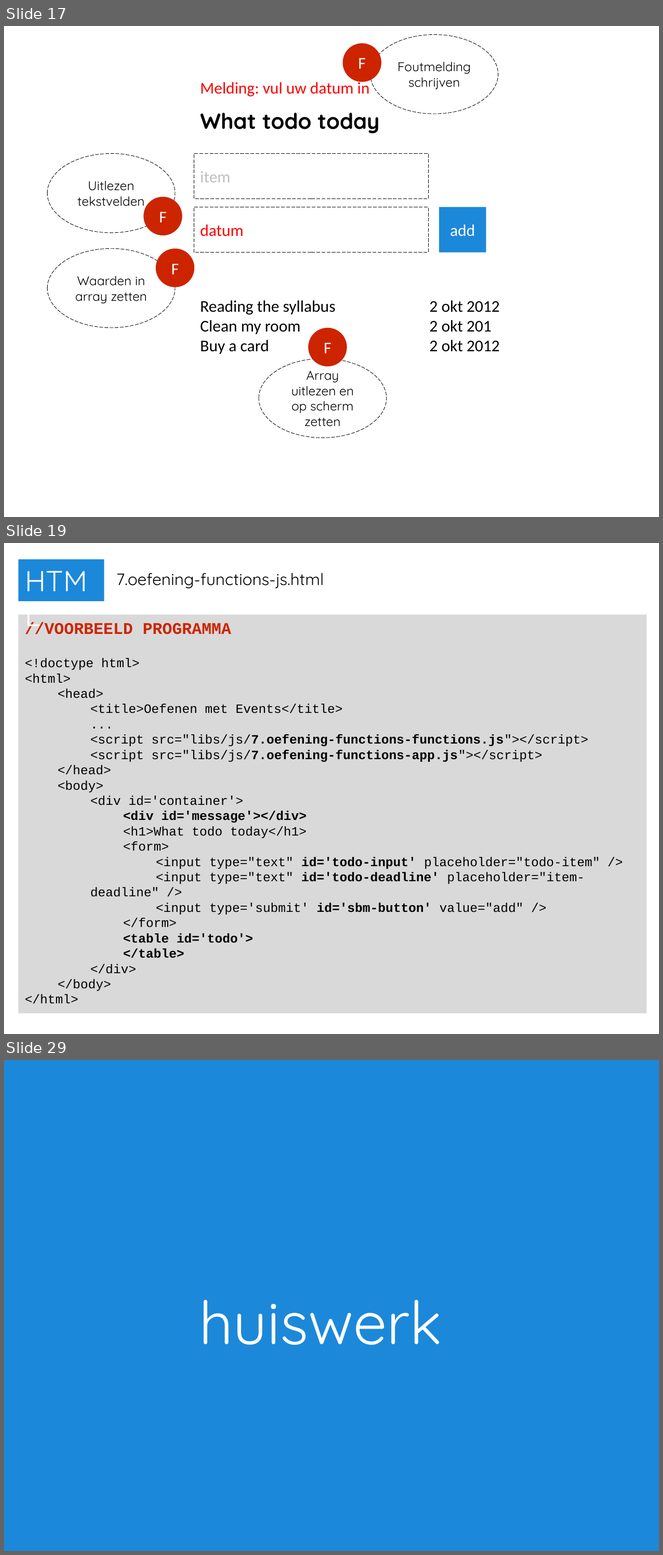
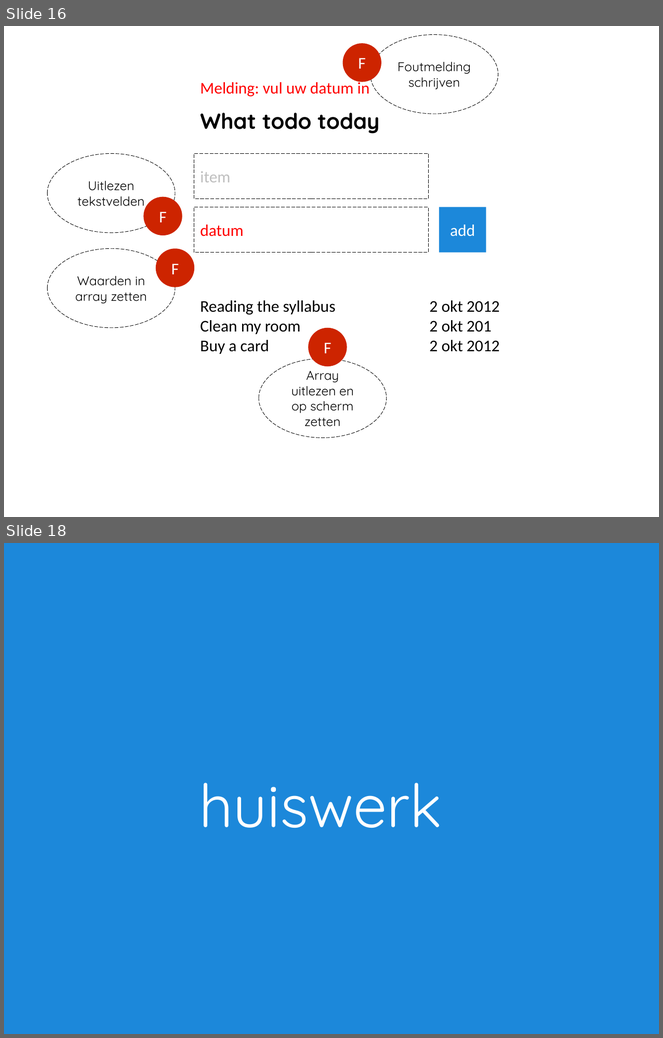
Before and after one commit to Boydbueno/imp01-2014, a slide deck: week7/2014-7-functions-boyd.pptx. Shown one above the other, each under a label of ours: slides 17, 19 and 29 before the commit, slides 16 and 18 after it; the slides between them are not shown. The pictures are 663x1555 and 663x1038 pixels, drawn with LibreOffice and Linux fonts; fonts in the diff are those of the drawing. Boxes give left, top, right and bottom in pixels: in the first picture for what was removed or moved away, otherwise in the second. Text is boxed around its words. In the diff, an @@ line names an element or a change of style, - is before the commit and + after.

```diff
--- a/week7/2014-7-functions-boyd.pptx
+++ b/week7/2014-7-functions-boyd.pptx
@@ slide 19 removed at (4,543,659,1034), background #FFFFFF @@
@@ rectangle removed at (19,560,104,601) @@
-HTML
@@ text removed at (116,573,324,589) @@
-7.oefening-functions-js.html
@@ rectangle removed at (19,614,647,1014) @@
-//VOORBEELD PROGRAMMA
-<!doctype html>
-<html>
-<head>
-<title>Oefenen met Events</title>
-...
-<script src="libs/js/7.oefening-functions-functions.js"></script>
-<script src="libs/js/7.oefening-functions-app.js"></script>
-</head>
-<body>
-<div id='container'>
-<div id='message'></div>
-<h1>What todo today</h1>
-<form>
-<input type="text" id='todo-input' placeholder="todo-item" />
-<input type="text" id='todo-deadline' placeholder="item- deadline" />
-<input type='submit' id='sbm-button' value="add" />
-</form>
-<table id='todo'>
-</table>
-</div>
-</body>
-</html>
@@ what was slide 17 is now slide 16 @@
@@ what was slide 29 is now slide 18 @@
```
Also in this commit, not shown: 1 slide changed, 10 other slides removed.
